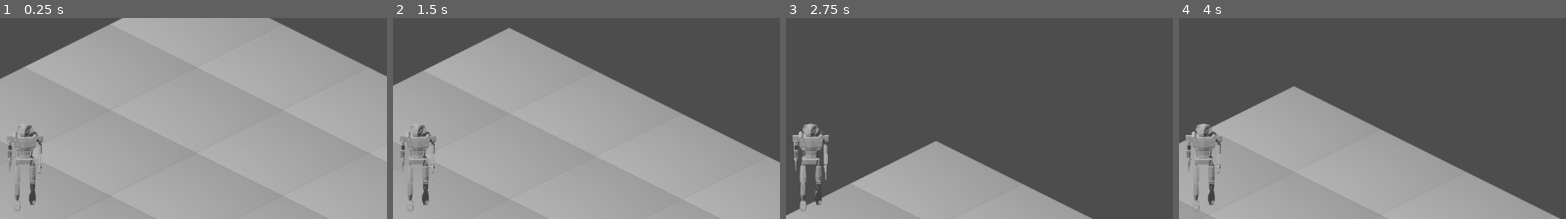
Above: before the commit, frames 1-4 (left to right).
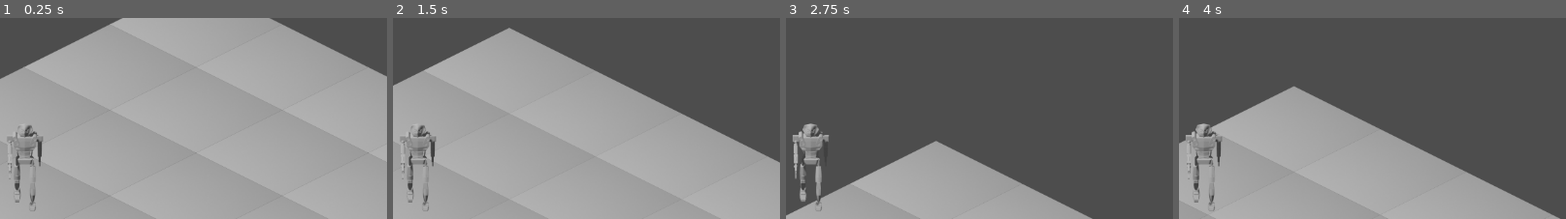
Above: after the commit, the same moments.

Repository: hycheng5/IsoGodot
Game: Godot game, scene res://nodes/levels/World.tscn
The game is run twice, just before and just after one commit, with the same random seed, the same clock (stepped at 60 frames per second) and the same inputs.
Inputs (mouse positions are % of the whole screen's width and height, from its top left):
- Up to frame 1 (0.25 s): no input
- Up to frame 2 (1.5 s): tap Enter at 0.5 s; move the mouse to (72, 41) at 0.52 s; hold Right mouse button (move) 0.53-1.28 s; move the mouse to (30, 51) at 1.27 s; right-click (30, 51) at 1.35 s
- Up to frame 3 (2.75 s): move the mouse to (60, 22) at 2.02 s; hold Right mouse button (move) from 2.03 s (still down)
- Up to frame 4 (4 s): move the mouse to (45, 68) at 2.77 s; release Right mouse button (move) at 2.78 s; right-click (45, 68) at 2.85 s; tap Space at 3.5 s; move the mouse to (80, 62) at 3.52 s; hold Right mouse button (move) from 3.53 s (still down)
The pictures show only the part of the screen within x 47-97%, y 11-61%; the shares and areas given below are measured in that part.

The runs differ from the first frame. In frame 1, 0.7% of the frame differs, in the area x 2-11%, y 62-97%; in frame 2, 0.7%; in frame 3, 0.8%; in frame 4, 0.7%.

Commit message:
sprites and anim for base char

Diff:
--- /dev/null
+++ b/nodes/characters/BaseCharacterAnimationScript.gd
@@ -0,0 +1,13 @@
+extends AnimatedSprite2D
+
+
+# Called when the node enters the scene tree for the first time.
+func _ready():
+
+	pass # Replace with function body.
+
+
+# Called every frame. 'delta' is the elapsed time since the previous frame.
+func _process(delta):
+
+	pass
--- a/nodes/characters/base_character.tscn
+++ b/nodes/characters/base_character.tscn
@@ -1,14 +1,18 @@
-[gd_scene load_steps=69 format=3 uid="uid://wh41kh16bn63"]
+[gd_scene load_steps=56 format=3 uid="uid://wh41kh16bn63"]
 
 [ext_resource type="Script" path="res://script/actor/ClickController.gd" id="1_c6kx0"]
-[ext_resource type="Texture2D" uid="uid://caee775y3d7tk" path="res://art/characters/base_character/idle/RobotCharacter.png" id="2_x1rov"]
+[ext_resource type="Texture2D" uid="uid://byfuyex4td6ci" path="res://art/characters/base_character/idle/idle_bottom.png" id="2_vu3f6"]
 [ext_resource type="Texture2D" uid="uid://002ox7civ3ww" path="res://art/characters/base_character/walking/bottomLeft/walking_01.png" id="3_dik0r"]
+[ext_resource type="Texture2D" uid="uid://bknxk3wjltx61" path="res://art/characters/base_character/idle/idle_bottom_left.png" id="3_nrwrh"]
 [ext_resource type="Texture2D" uid="uid://ci37qcjsaq6cq" path="res://art/characters/base_character/walking/bottom/walking_bottom_01.png" id="3_rdf8w"]
 [ext_resource type="Texture2D" uid="uid://2gnj5ojk0gsm" path="res://art/characters/base_character/walking/bottom/walking_bottom_02.png" id="4_fef47"]
+[ext_resource type="Texture2D" uid="uid://cnx0is6u7jgdt" path="res://art/characters/base_character/idle/idle_left.png" id="4_m4cob"]
 [ext_resource type="Texture2D" uid="uid://dn6i07b8gklgv" path="res://art/characters/base_character/walking/bottomLeft/walking_02.png" id="4_mumd3"]
 [ext_resource type="Texture2D" uid="uid://d3x8ei1woakpg" path="res://art/characters/base_character/walking/bottomLeft/walking_03.png" id="5_3r17n"]
+[ext_resource type="Texture2D" uid="uid://bqg4q5347jrs8" path="res://art/characters/base_character/idle/idle_top.png" id="5_jf6u8"]
 [ext_resource type="Texture2D" uid="uid://en1bb8i3yyu" path="res://art/characters/base_character/walking/bottom/walking_bottom_03.png" id="5_ootxd"]
 [ext_resource type="Texture2D" uid="uid://bmop3l0vv45ax" path="res://art/characters/base_character/walking/bottom/walking_bottom_04.png" id="6_gkqo3"]
+[ext_resource type="Texture2D" uid="uid://ctutncvaqqeba" path="res://art/characters/base_character/idle/idle_top_left.png" id="6_gotfy"]
 [ext_resource type="Texture2D" uid="uid://demvau4g3ybap" path="res://art/characters/base_character/walking/bottomLeft/walking_04.png" id="6_itt4l"]
 [ext_resource type="Texture2D" uid="uid://cqp0jhpysdl5i" path="res://art/characters/base_character/walking/bottom/walking_bottom_05.png" id="7_3sw2x"]
 [ext_resource type="Texture2D" uid="uid://pgrw5qdbpbhh" path="res://art/characters/base_character/walking/bottomLeft/walking_05.png" id="7_w5lvg"]
@@ -18,64 +22,207 @@
 [ext_resource type="Texture2D" uid="uid://cw8xwqx71bmk1" path="res://art/characters/base_character/walking/bottomLeft/walking_07.png" id="9_10rhv"]
 [ext_resource type="Texture2D" uid="uid://dlkji0bdu2soy" path="res://art/characters/base_character/walking/bottomLeft/walking_08.png" id="10_623xm"]
 [ext_resource type="Texture2D" uid="uid://rmru4y8mjxj6" path="res://art/characters/base_character/walking/bottom/walking_bottom_08.png" id="10_df7ji"]
-[ext_resource type="Texture2D" uid="uid://ds8p2vhbga5lj" path="res://art/characters/base_character/walking/bottomRight/walking_bottom_right_01.png" id="11_podhn"]
 [ext_resource type="Texture2D" uid="uid://c67nj36c70lxx" path="res://art/characters/base_character/walking/left/walking_left_01.png" id="11_vt7my"]
-[ext_resource type="Texture2D" uid="uid://dht8emfj8l2wj" path="res://art/characters/base_character/walking/bottomRight/walking_bottom_right_02.png" id="12_kkfev"]
 [ext_resource type="Texture2D" uid="uid://bw0jmyc00bnx3" path="res://art/characters/base_character/walking/left/walking_left_02.png" id="12_krn3r"]
-[ext_resource type="Texture2D" uid="uid://be6bm071nrcta" path="res://art/characters/base_character/walking/bottomRight/walking_bottom_right_03.png" id="13_k05tk"]
 [ext_resource type="Texture2D" uid="uid://20qxdn0vqboo" path="res://art/characters/base_character/walking/left/walking_left_03.png" id="13_oab03"]
 [ext_resource type="Texture2D" uid="uid://ca7lk3j1pxx10" path="res://art/characters/base_character/walking/left/walking_left_04.png" id="14_es6y5"]
-[ext_resource type="Texture2D" uid="uid://b7gbheo10us54" path="res://art/characters/base_character/walking/bottomRight/walking_bottom_right_04.png" id="14_yqe71"]
 [ext_resource type="Texture2D" uid="uid://dj1lcgmyx2kqx" path="res://art/characters/base_character/walking/left/walking_left_05.png" id="15_iuk8i"]
-[ext_resource type="Texture2D" uid="uid://d1e12fr0ns5f3" path="res://art/characters/base_character/walking/bottomRight/walking_bottom_right_05.png" id="15_r7tal"]
 [ext_resource type="Texture2D" uid="uid://bs11kxc3jhi0l" path="res://art/characters/base_character/walking/left/walking_left_06.png" id="16_ydve1"]
-[ext_resource type="Texture2D" uid="uid://b8wm7pbt1jq6n" path="res://art/characters/base_character/walking/bottomRight/walking_bottom_right_06.png" id="16_yswvh"]
-[ext_resource type="Texture2D" uid="uid://dnnk0w142hu1u" path="res://art/characters/base_character/walking/bottomRight/walking_bottom_right_07.png" id="17_31s7y"]
 [ext_resource type="Texture2D" uid="uid://ccpf12kbeljyf" path="res://art/characters/base_character/walking/left/walking_left_07.png" id="17_64si5"]
 [ext_resource type="Texture2D" uid="uid://bamksjjmcg8yj" path="res://art/characters/base_character/walking/left/walking_left_08.png" id="18_4qe85"]
-[ext_resource type="Texture2D" uid="uid://cjjjig5ps43dh" path="res://art/characters/base_character/walking/bottomRight/walking_bottom_right_08.png" id="18_cd2p4"]
 [ext_resource type="Texture2D" uid="uid://wir6n3lkllo6" path="res://art/characters/base_character/walking/topLeft/walking_top_left_01.png" id="19_lfu4p"]
-[ext_resource type="Texture2D" uid="uid://bbf0vsai0tgqu" path="res://art/characters/base_character/walking/right/walking_right_01.png" id="19_s28bq"]
 [ext_resource type="Texture2D" uid="uid://sn1a6mf0545d" path="res://art/characters/base_character/walking/top/walking_top_01.png" id="19_yh5ya"]
-[ext_resource type="Texture2D" uid="uid://dpcmfroafijl6" path="res://art/characters/base_character/walking/right/walking_right_02.png" id="20_go440"]
 [ext_resource type="Texture2D" uid="uid://cbp6j0u0m31bm" path="res://art/characters/base_character/walking/top/walking_top_02.png" id="20_ketfq"]
 [ext_resource type="Texture2D" uid="uid://cny23uu8ik24e" path="res://art/characters/base_character/walking/topLeft/walking_top_left_02.png" id="20_yhmfs"]
 [ext_resource type="Texture2D" uid="uid://dox1rf18rg482" path="res://art/characters/base_character/walking/top/walking_top_03.png" id="21_3akc0"]
 [ext_resource type="Texture2D" uid="uid://b83q8tw78gt7k" path="res://art/characters/base_character/walking/topLeft/walking_top_left_03.png" id="21_67vr4"]
-[ext_resource type="Texture2D" uid="uid://2u5nxwtgplxt" path="res://art/characters/base_character/walking/right/walking_right_03.png" id="21_601ai"]
-[ext_resource type="Texture2D" uid="uid://c27qf0bh6h5pp" path="res://art/characters/base_character/walking/right/walking_right_04.png" id="22_ieg4u"]
 [ext_resource type="Texture2D" uid="uid://d060u5ffn36um" path="res://art/characters/base_character/walking/top/walking_top_04.png" id="22_s1evr"]
 [ext_resource type="Texture2D" uid="uid://d170uo7ghs4s7" path="res://art/characters/base_character/walking/topLeft/walking_top_left_04.png" id="22_y4qpb"]
 [ext_resource type="Texture2D" uid="uid://bdtrrwqwf4dj5" path="res://art/characters/base_character/walking/topLeft/walking_top_left_05.png" id="23_jjqo6"]
 [ext_resource type="Texture2D" uid="uid://vryti1ntbgey" path="res://art/characters/base_character/walking/top/walking_top_05.png" id="23_m2v5j"]
-[ext_resource type="Texture2D" uid="uid://bmqtava08odt6" path="res://art/characters/base_character/walking/right/walking_right_05.png" id="23_s0paq"]
-[ext_resource type="Texture2D" uid="uid://dficbvaj4gqr3" path="res://art/characters/base_character/walking/right/walking_right_06.png" id="24_3chom"]
 [ext_resource type="Texture2D" uid="uid://bfgnvl7vtx8hc" path="res://art/characters/base_character/walking/topLeft/walking_top_left_06.png" id="24_dbsg5"]
 [ext_resource type="Texture2D" uid="uid://bquqih0kxdaoi" path="res://art/characters/base_character/walking/top/walking_top_06.png" id="24_ohcyw"]
 [ext_resource type="Texture2D" uid="uid://c4l446vv2bvih" path="res://art/characters/base_character/walking/topLeft/walking_top_left_07.png" id="25_i1cb4"]
 [ext_resource type="Texture2D" uid="uid://cd6ucis27okeh" path="res://art/characters/base_character/walking/top/walking_top_07.png" id="25_obw67"]
-[ext_resource type="Texture2D" uid="uid://cbc4cx2o7sloq" path="res://art/characters/base_character/walking/right/walking_right_07.png" id="25_pvtba"]
-[ext_resource type="Texture2D" uid="uid://dfkhwn70qa7je" path="res://art/characters/base_character/walking/right/walking_right_08.png" id="26_0vl5d"]
 [ext_resource type="Texture2D" uid="uid://6eh4n372iab8" path="res://art/characters/base_character/walking/topLeft/walking_top_left_08.png" id="26_rh0mw"]
 [ext_resource type="Texture2D" uid="uid://dvsae1j7baenr" path="res://art/characters/base_character/walking/top/walking_top_08.png" id="26_t6yrq"]
-[ext_resource type="Texture2D" uid="uid://61w870u3qnrg" path="res://art/characters/base_character/walking/topRight/walking_top_right_01.png" id="35_51w0o"]
-[ext_resource type="Texture2D" uid="uid://dky8m42cgy1af" path="res://art/characters/base_character/walking/topRight/walking_top_right_02.png" id="36_qc1wp"]
-[ext_resource type="Texture2D" uid="uid://bncfydhtgksba" path="res://art/characters/base_character/walking/topRight/walking_top_right_03.png" id="37_odvdd"]
-[ext_resource type="Texture2D" uid="uid://n80gyl1q0bnn" path="res://art/characters/base_character/walking/topRight/walking_top_right_04.png" id="38_60dbi"]
-[ext_resource type="Texture2D" uid="uid://dr1b3x12of5i7" path="res://art/characters/base_character/walking/topRight/walking_top_right_05.png" id="39_c6pk0"]
-[ext_resource type="Texture2D" uid="uid://de445rb7teicy" path="res://art/characters/base_character/walking/topRight/walking_top_right_06.png" id="40_81fpd"]
-[ext_resource type="Texture2D" uid="uid://b02xyw3vx8iq1" path="res://art/characters/base_character/walking/topRight/walking_top_right_07.png" id="41_ux08y"]
-[ext_resource type="Texture2D" uid="uid://dog543ig4ikxf" path="res://art/characters/base_character/walking/topRight/walking_top_right_08.png" id="42_m0k7f"]
 
 [sub_resource type="CapsuleShape2D" id="CapsuleShape2D_166lq"]
 radius = 46.0
 height = 219.75
 
-[sub_resource type="SpriteFrames" id="SpriteFrames_o3wm8"]
+[sub_resource type="Animation" id="Animation_g1yur"]
+length = 0.001
+tracks/0/type = "value"
+tracks/0/imported = false
+tracks/0/enabled = true
+tracks/0/path = NodePath("AnimatedSprite2D:animation")
+tracks/0/interp = 1
+tracks/0/loop_wrap = true
+tracks/0/keys = {
+"times": PackedFloat32Array(0),
+"transitions": PackedFloat32Array(1),
+"update": 1,
+"values": [&"walking_bottom"]
+}
+tracks/1/type = "value"
+tracks/1/imported = false
+tracks/1/enabled = true
+tracks/1/path = NodePath("AnimatedSprite2D:frame")
+tracks/1/interp = 1
+tracks/1/loop_wrap = true
+tracks/1/keys = {
+"times": PackedFloat32Array(0),
+"transitions": PackedFloat32Array(1),
+"update": 1,
+"values": [0]
+}
+
+[sub_resource type="Animation" id="Animation_dti58"]
+resource_name = "walking_bottom"
+length = 0.75
+loop_mode = 1
+tracks/0/type = "value"
+tracks/0/imported = false
+tracks/0/enabled = true
+tracks/0/path = NodePath("AnimatedSprite2D:animation")
+tracks/0/interp = 0
+tracks/0/loop_wrap = true
+tracks/0/keys = {
+"times": PackedFloat32Array(0),
+"transitions": PackedFloat32Array(1),
+"update": 1,
+"values": [&"walking_bottom"]
+}
+tracks/1/type = "value"
+tracks/1/imported = false
+tracks/1/enabled = true
+tracks/1/path = NodePath("AnimatedSprite2D:frame")
+tracks/1/interp = 0
+tracks/1/loop_wrap = true
+tracks/1/keys = {
+"times": PackedFloat32Array(0, 0.1, 0.2, 0.3, 0.4, 0.5, 0.6, 0.7),
+"transitions": PackedFloat32Array(1, 1, 1, 1, 1, 1, 1, 1),
+"update": 1,
+"values": [0, 1, 2, 3, 4, 5, 6, 7]
+}
+
+[sub_resource type="Animation" id="Animation_xptdl"]
+resource_name = "walking_bottom_left"
+length = 0.75
+loop_mode = 1
+tracks/0/type = "value"
+tracks/0/imported = false
+tracks/0/enabled = true
+tracks/0/path = NodePath("AnimatedSprite2D:animation")
+tracks/0/interp = 1
+tracks/0/loop_wrap = true
+tracks/0/keys = {
+"times": PackedFloat32Array(0),
+"transitions": PackedFloat32Array(1),
+"update": 1,
+"values": [&"walking_bottom_left"]
+}
+tracks/1/type = "value"
+tracks/1/imported = false
+tracks/1/enabled = true
+tracks/1/path = NodePath("AnimatedSprite2D:frame")
+tracks/1/interp = 1
+tracks/1/loop_wrap = true
+tracks/1/keys = {
+"times": PackedFloat32Array(0, 0.1, 0.2, 0.3, 0.4, 0.5, 0.6, 0.7),
+"transitions": PackedFloat32Array(1, 1, 1, 1, 1, 1, 1, 1),
+"update": 1,
+"values": [0, 1, 2, 3, 4, 5, 6, 7]
+}
+
+[sub_resource type="Animation" id="Animation_an0ai"]
+resource_name = "walking_top"
+length = 0.75
+loop_mode = 1
+tracks/0/type = "value"
+tracks/0/imported = false
+tracks/0/enabled = true
+tracks/0/path = NodePath("AnimatedSprite2D:animation")
+tracks/0/interp = 0
+tracks/0/loop_wrap = true
+tracks/0/keys = {
+"times": PackedFloat32Array(0),
+"transitions": PackedFloat32Array(1),
+"update": 1,
+"values": [&"walking_top"]
+}
+tracks/1/type = "value"
+tracks/1/imported = false
+tracks/1/enabled = true
+tracks/1/path = NodePath("AnimatedSprite2D:frame")
+tracks/1/interp = 0
+tracks/1/loop_wrap = true
+tracks/1/keys = {
+"times": PackedFloat32Array(0, 0.1, 0.2, 0.3, 0.4, 0.5, 0.6, 0.7),
+"transitions": PackedFloat32Array(1, 1, 1, 1, 1, 1, 1, 1),
+"update": 1,
+"values": [0, 1, 2, 3, 4, 5, 6, 7]
+}
+
+[sub_resource type="Animation" id="Animation_hw5v4"]
+resource_name = "walking_top_left"
+length = 0.75
+loop_mode = 1
+tracks/0/type = "value"
+tracks/0/imported = false
+tracks/0/enabled = true
+tracks/0/path = NodePath("AnimatedSprite2D:animation")
+tracks/0/interp = 0
+tracks/0/loop_wrap = true
+tracks/0/keys = {
+"times": PackedFloat32Array(0),
+"transitions": PackedFloat32Array(1),
+"update": 1,
+"values": [&"walknig_top_left"]
+}
+tracks/1/type = "value"
+tracks/1/imported = false
+tracks/1/enabled = true
+tracks/1/path = NodePath("AnimatedSprite2D:frame")
+tracks/1/interp = 0
+tracks/1/loop_wrap = true
+tracks/1/keys = {
+"times": PackedFloat32Array(0, 0.1, 0.2, 0.3, 0.4, 0.5, 0.6, 0.7),
+"transitions": PackedFloat32Array(1, 1, 1, 1, 1, 1, 1, 1),
+"update": 1,
+"values": [0, 1, 2, 3, 4, 5, 6, 7]
+}
+
+[sub_resource type="AnimationLibrary" id="AnimationLibrary_438hr"]
+_data = {
+"RESET": SubResource("Animation_g1yur"),
+"walking_bottom": SubResource("Animation_dti58"),
+"walking_bottom_left": SubResource("Animation_xptdl"),
+"walking_top": SubResource("Animation_an0ai"),
+"walking_top_left": SubResource("Animation_hw5v4")
+}
+
+[sub_resource type="AnimationNodeStateMachine" id="AnimationNodeStateMachine_cg0t5"]
+states/Start/position = Vector2(146, 77)
+
+[sub_resource type="SpriteFrames" id="SpriteFrames_fxqr2"]
 animations = [{
 "frames": [{
 "duration": 1.0,
-"texture": ExtResource("2_x1rov")
+"texture": ExtResource("2_vu3f6")
+}, {
+"duration": 1.0,
+"texture": ExtResource("3_nrwrh")
+}, {
+"duration": 1.0,
+"texture": ExtResource("4_m4cob")
+}, {
+"duration": 1.0,
+"texture": ExtResource("5_jf6u8")
+}, {
+"duration": 1.0,
+"texture": ExtResource("6_gotfy")
 }],
 "loop": true,
 "name": &"idle",
@@ -141,35 +288,6 @@
 }, {
 "frames": [{
 "duration": 1.0,
-"texture": ExtResource("11_podhn")
-}, {
-"duration": 1.0,
-"texture": ExtResource("12_kkfev")
-}, {
-"duration": 1.0,
-"texture": ExtResource("13_k05tk")
-}, {
-"duration": 1.0,
-"texture": ExtResource("14_yqe71")
-}, {
-"duration": 1.0,
-"texture": ExtResource("15_r7tal")
-}, {
-"duration": 1.0,
-"texture": ExtResource("16_yswvh")
-}, {
-"duration": 1.0,
-"texture": ExtResource("17_31s7y")
-}, {
-"duration": 1.0,
-"texture": ExtResource("18_cd2p4")
-}],
-"loop": true,
-"name": &"walking_bottom_right",
-"speed": 5.0
-}, {
-"frames": [{
-"duration": 1.0,
 "texture": ExtResource("11_vt7my")
 }, {
 "duration": 1.0,
@@ -199,35 +317,6 @@
 }, {
 "frames": [{
 "duration": 1.0,
-"texture": ExtResource("19_s28bq")
-}, {
-"duration": 1.0,
-"texture": ExtResource("20_go440")
-}, {
-"duration": 1.0,
-"texture": ExtResource("21_601ai")
-}, {
-"duration": 1.0,
-"texture": ExtResource("22_ieg4u")
-}, {
-"duration": 1.0,
-"texture": ExtResource("23_s0paq")
-}, {
-"duration": 1.0,
-"texture": ExtResource("24_3chom")
-}, {
-"duration": 1.0,
-"texture": ExtResource("25_pvtba")
-}, {
-"duration": 1.0,
-"texture": ExtResource("26_0vl5d")
-}],
-"loop": true,
-"name": &"walking_right",
-"speed": 5.0
-}, {
-"frames": [{
-"duration": 1.0,
 "texture": ExtResource("19_yh5ya")
 }, {
 "duration": 1.0,
@@ -281,36 +370,7 @@
 "texture": ExtResource("26_rh0mw")
 }],
 "loop": true,
-"name": &"walking_top_left",
-"speed": 5.0
-}, {
-"frames": [{
-"duration": 1.0,
-"texture": ExtResource("35_51w0o")
-}, {
-"duration": 1.0,
-"texture": ExtResource("36_qc1wp")
-}, {
-"duration": 1.0,
-"texture": ExtResource("37_odvdd")
-}, {
-"duration": 1.0,
-"texture": ExtResource("38_60dbi")
-}, {
-"duration": 1.0,
-"texture": ExtResource("39_c6pk0")
-}, {
-"duration": 1.0,
-"texture": ExtResource("40_81fpd")
-}, {
-"duration": 1.0,
-"texture": ExtResource("41_ux08y")
-}, {
-"duration": 1.0,
-"texture": ExtResource("42_m0k7f")
-}],
-"loop": true,
-"name": &"walking_top_right",
+"name": &"walknig_top_left",
 "speed": 5.0
 }]
 
@@ -321,14 +381,20 @@
 position = Vector2(0, -86.135)
 shape = SubResource("CapsuleShape2D_166lq")
 
-[node name="AnimatedSprite2D" type="AnimatedSprite2D" parent="."]
-position = Vector2(0, -120)
-sprite_frames = SubResource("SpriteFrames_o3wm8")
-animation = &"walking_bottom"
-frame = 3
-frame_progress = 0.266401
-speed_scale = 1.5
-
 [node name="Camera2D" type="Camera2D" parent="."]
 position = Vector2(0, -120)
 zoom = Vector2(0.5, 0.5)
+
+[node name="AnimationPlayer" type="AnimationPlayer" parent="."]
+libraries = {
+"": SubResource("AnimationLibrary_438hr")
+}
+
+[node name="AnimationTree" type="AnimationTree" parent="."]
+tree_root = SubResource("AnimationNodeStateMachine_cg0t5")
+anim_player = NodePath("../AnimationPlayer")
+
+[node name="AnimatedSprite2D" type="AnimatedSprite2D" parent="."]
+position = Vector2(0, -120)
+sprite_frames = SubResource("SpriteFrames_fxqr2")
+animation = &"walking_bottom"
Binary file removed: art/characters/base_character/idle/RobotCharacter.png
Binary file added: art/characters/base_character/idle/idle_bottom.png
Not shown, added: art/characters/base_character/idle/idle_bottom.png.import
Binary file added: art/characters/base_character/idle/idle_bottom_left.png
Not shown, added: art/characters/base_character/idle/idle_bottom_left.png.import
Binary file added: art/characters/base_character/idle/idle_left.png
Not shown, changed: art/characters/base_character/idle/idle_left.png.import
Binary file added: art/characters/base_character/idle/idle_top.png
Not shown, added: art/characters/base_character/idle/idle_top.png.import
Binary file added: art/characters/base_character/idle/idle_top_left.png
Not shown, added: art/characters/base_character/idle/idle_top_left.png.import
